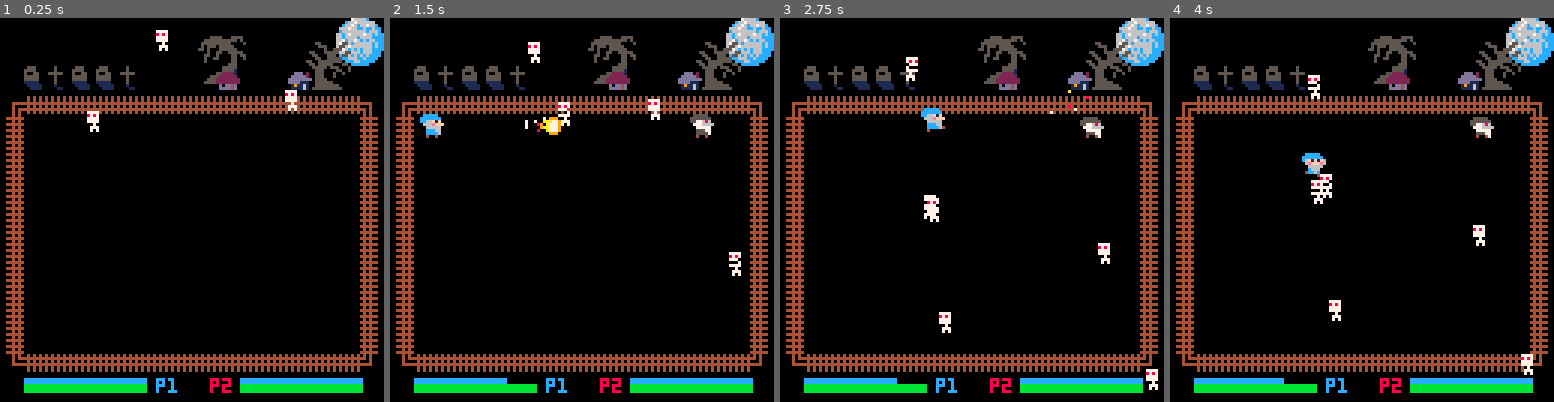
Above: before the commit, frames 1-4 (left to right).
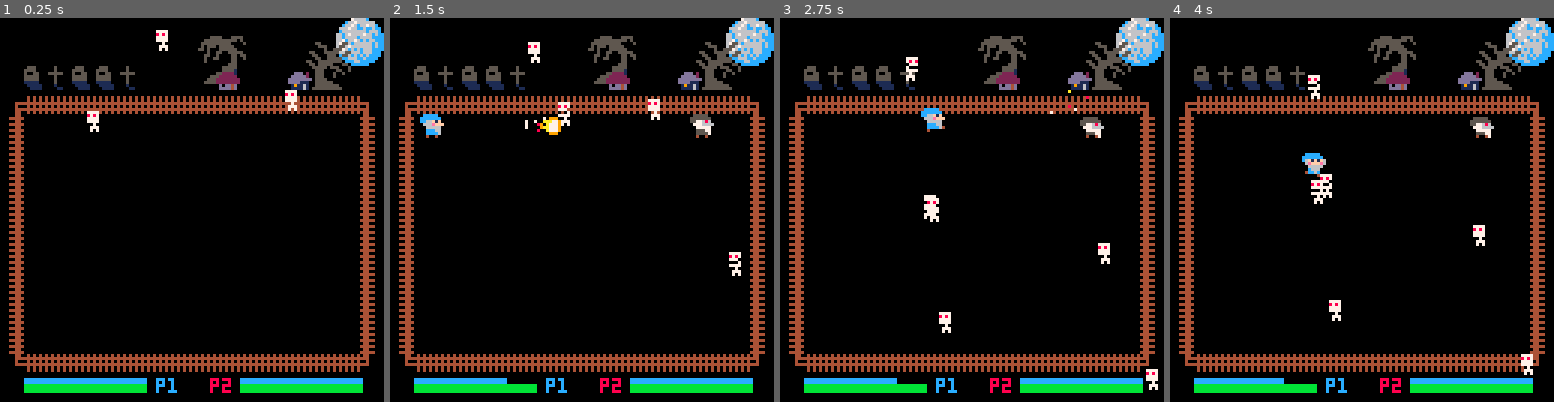
Above: after the commit, the same moments.

Repository: ravertass/wizardkingz
Game: PICO-8 cartridge wizardz.p8
Same seed, same stepped clock (60 frames per second), same inputs: the game is played once before the commit and once after it.
Inputs:
- Up to frame 1 (0.25 s): no input
- Up to frame 2 (1.5 s): tap X (X key) at 0.33, 1.07 s
- Up to frame 3 (2.75 s): hold Right 1.6-2.1 s; tap X (X key) at 1.85 s; hold Up 2.15-2.42 s; hold Right from 2.47 s (still down)
- Up to frame 4 (4 s): tap X (X key) at 2.97 s; release Right at 3.03 s; hold Left 3.08-3.58 s; hold Down 3.63-3.97 s

The runs differ from the first frame. In frame 1, 1.6% of the frame differs, in the area x 1-99%, y 21-91%; in frame 2, 1.6%; in frame 3, 1.6%; in frame 4, 1.6%.

Commit message:
Add styling to environment

Diff:
--- a/wizardz.p8
+++ b/wizardz.p8
@@ -1013,14 +1013,14 @@
 00000000000000000000000000000000000000000000000000000000000000000000000000000000000000000000000000000000000000000000000000000000
 00000000000000000000000000000000000000000000000000000000000000000000000000000000000000000000000000000000000000000000000000000000
 00000000000000000000000000000000000000000000000000000000000000000000000000000000000000000000000000000000000000000000000000000000
-000000000000404004040000000000000000076666c0000000055000000055000000555500055550000000000000000000000000000000000000088888880000
-00000000004444444444440000000000000c66766666600000005550000550000055555555555050000000000000008000000080000000008888888888888800
-0404040400004040040400000000000000c6676c66766c0000000050055500000555555555500005000000000008000000000008000000086666666665888880
-040404040044444444444400000000000666766cc6cc6cc005500055555005500505550555550000000000800000000800800000000000866666666666588888
-444444440000404004040000444400000c66666666c666c000550005550055005505000555555000000000000000008000000000000008866668866666658888
-0404040400444444444444000004000066c676666766c6cc00055005555500000005005500555550000800088000000000000000000086686686666666665888
-4444444400004040040400004404000066c6666c6666cccc55005555555500000055005000055055000000080000000000008000000886686866666666665888
-04040404004444444444440004040000667c6676c6c66ccc05505555500055000050055000055005080000000000800080000008000868666666688866666588
+000000000000044004400000000000000000076666c0000000055000000055000000555500055550000000000000000000000000000000000000088888880000
+00000000000444444444400000000000000c66766666600000005550000550000055555555555050000000000000008000000080000000008888888888888800
+0404040400000440044000000000000000c6676c66766c0000000050055500000555555555500005000000000008000000000008000000086666666665888880
+040404040004444444444000000000000666766cc6cc6cc005500055555005500505550555550000000000800000000800800000000000866666666666588888
+444444440000044004400000444000000c66666666c666c000550005550055005505000555555000000000000000008000000000000008866668866666658888
+0404040400044444444440000040000066c676666766c6cc00055005555500000005005500555550000800088000000000000000000086686686666666665888
+4444444400000440044000004440000066c6666c6666cccc55005555555500000055005000055055000000080000000000008000000886686866666666665888
+04040404000444444444400004400000667c6676c6c66ccc05505555500055000050055000055005080000000000800080000008000868666666688866666588
 00000000000000000000000000000000676c6c666666c6cc00555550555000500050000000055000000000000000000000000000000866660666866666666588
 00000010000000100000001000000000666676666666c6cc00055500005500500000000000555000000000000000000000000000008666600068666666666588
 00222210002222100022221000000000c676c6c6c666cccc00055500050050000000000055555000000000000000000000000000008666660666666666666588
